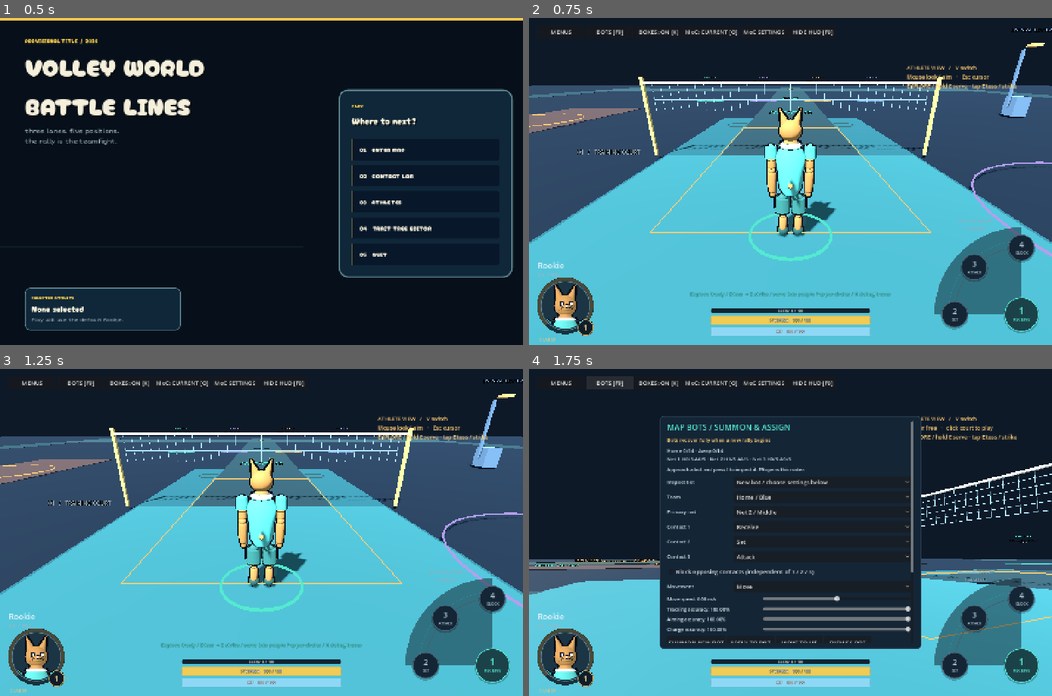
Above: before the commit, frames 1-4 (two rows, left to right).
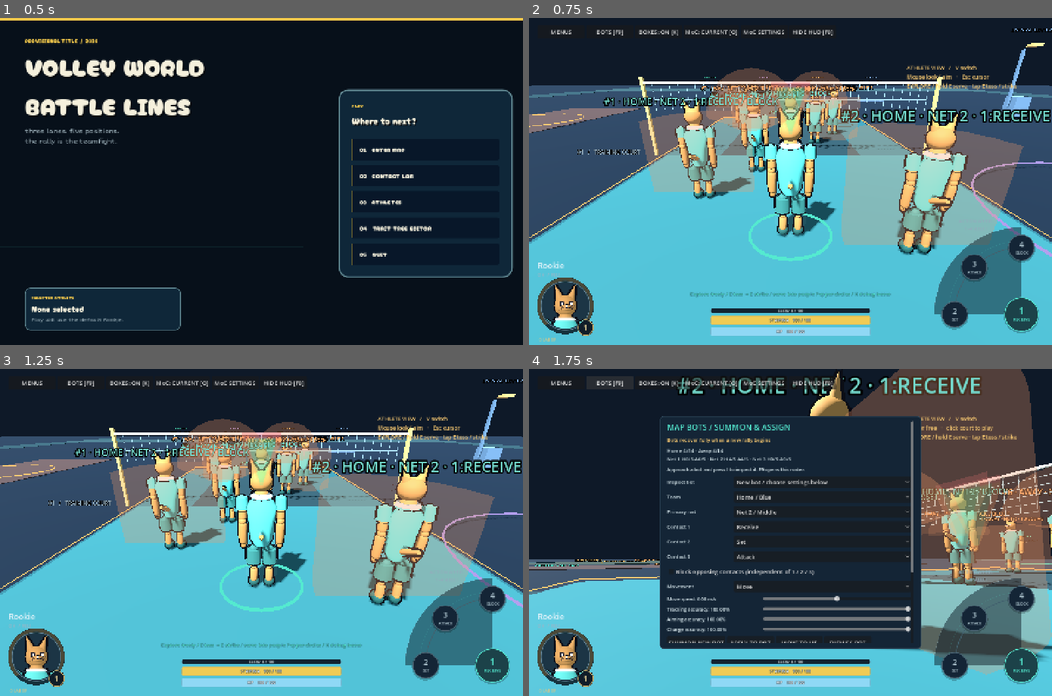
Above: after the commit, the same moments.

Repository: iracarranza/volley-world-battle-lines
Game: Godot game, scene res://title.tscn
Two runs of this game, one before a commit and one after it. Both use one fixed random seed, a clock stepped at 60 frames per second and the inputs below.
Inputs:
- Up to frame 1 (0.5 s): no input
- Up to frame 2 (0.75 s): click "02 CONTACT LAB" at 0.5 s
- Up to frame 3 (1.25 s): no input
- Up to frame 4 (1.75 s): click "BOTS [F9]" at 1.25 s

Frame 1 is identical in both runs. In frame 2, 23% of the frame differs, in the area x 0-100%, y 15-73%; in frame 3, 23%; in frame 4, 21%.

Commit message:
Save inspected eight-bot lineup as the interactive Net 2 default

Diff:
--- /dev/null
+++ b/data/net_2_bot_setup.json
@@ -0,0 +1,17 @@
+{
+  "net_index": 1,
+  "movement": "Move",
+  "tracking_accuracy": 100.0,
+  "aiming_accuracy": 100.0,
+  "charge_accuracy": 100.0,
+  "bots": [
+    {"away": false, "contacts": {"1": 0}, "block": true, "move_speed": 1.75, "position": [-2.0, 3.5]},
+    {"away": false, "contacts": {"1": 0}, "block": false, "move_speed": 7.25, "position": [2.0, 5.5]},
+    {"away": false, "contacts": {"2": 1}, "block": false, "move_speed": 7.25, "position": [-1.0, 1.7]},
+    {"away": true, "contacts": {"1": 0}, "block": false, "move_speed": 7.25, "position": [-2.0, -5.5]},
+    {"away": true, "contacts": {"1": 0}, "block": true, "move_speed": 3.5, "position": [2.0, -3.5]},
+    {"away": true, "contacts": {"2": 1}, "block": true, "move_speed": 3.5, "position": [1.0, -1.7]},
+    {"away": true, "contacts": {"3": 2}, "block": true, "move_speed": 3.5, "position": [-2.0, -2.5]},
+    {"away": false, "contacts": {}, "block": true, "move_speed": 6.0, "position": [0.0, 0.75]}
+  ]
+}
--- /dev/null
+++ b/scripts/bot_roster_presets.gd
@@ -0,0 +1,25 @@
+extends RefCounted
+## Versioned interactive defaults; isolated scenes can still start with an empty roster.
+const NET_2_FILE := "res://data/net_2_bot_setup.json"
+const STARTUP_META := "load_default_net_2_bots"
+static func apply_net_2(bots: Node3D) -> bool:
+	# Loading a startup preset must never overwrite an existing live roster.
+	if bots.settings.any(func(config): return config.enabled): return false
+	var preset: Dictionary = JSON.parse_string(FileAccess.get_file_as_string(NET_2_FILE))
+	var net_index := int(preset.net_index)
+	var center: Vector3 = bots.court(net_index).position
+	for entry in preset.bots:
+		var plan := {}
+		for contact in entry.contacts: plan[int(contact)] = int(entry.contacts[contact])
+		var slot: int = bots.summon_generic(bool(entry.away),net_index,plan,bool(entry.block))
+		if slot < 0: return false
+		var config = bots.settings[slot]
+		config.moves = str(preset.movement) == "Move"
+		config.follows_ball = true
+		config.move_speed = float(entry.move_speed)
+		config.tracking_accuracy = float(preset.tracking_accuracy)
+		config.aiming_accuracy = float(preset.aiming_accuracy)
+		config.charge_accuracy = float(preset.charge_accuracy)
+		bots._place(slot,center+Vector3(float(entry.position[0]),0,float(entry.position[1])))
+	bots.reset()
+	return true
--- a/scripts/contact_lab.gd
+++ b/scripts/contact_lab.gd
@@ -260,6 +260,10 @@
 	_reset()
 	Input.mouse_mode = Input.MOUSE_MODE_CAPTURED
 	Input.use_accumulated_input = false
+	var presets := preload("res://scripts/bot_roster_presets.gd")
+	if get_tree().get_meta(presets.STARTUP_META,false):
+		get_tree().remove_meta(presets.STARTUP_META)
+		presets.apply_net_2.call_deferred(training_bots)
 
 func _process(dt: float) -> void:
 	animation.pose_frame_dt = dt * moc.actor_scale("player")
--- a/scripts/title_screen.gd
+++ b/scripts/title_screen.gd
@@ -102,9 +102,11 @@
 		selected_detail.text = "%s  /  Level %d  /  %s" % [config.role, int(config.get("level", 1)), Store.height_label(Store.height_inches(float(config.height)))]
 
 func _enter_map() -> void:
+	get_tree().set_meta(preload("res://scripts/bot_roster_presets.gd").STARTUP_META,true)
 	get_tree().change_scene_to_file("res://map_graybox.tscn")
 
 func _enter_lab() -> void:
+	get_tree().set_meta(preload("res://scripts/bot_roster_presets.gd").STARTUP_META,true)
 	get_tree().change_scene_to_file("res://main.tscn")
 
 func _open_menu() -> void:
--- /dev/null
+++ b/tests/default_net2_setup_test.gd
@@ -0,0 +1,36 @@
+extends "res://tests/support/test_case.gd"
+const Presets := preload("res://scripts/bot_roster_presets.gd")
+func _initialize() -> void: call_deferred("run")
+func run() -> void:
+	var title = load("res://title.tscn").instantiate()
+	root.add_child(title)
+	current_scene = title
+	title._enter_lab()
+	await scene_changed
+	await process_frame
+	var lab = current_scene
+	lab.set_process(false)
+	lab.set_physics_process(false)
+	var bots = lab.training_bots
+	check(bots.count_net_side(1,false) == 4 and bots.count_net_side(1,true) == 4,"Contact Lab entry loads four athletes per side at Net 2")
+	var speeds := [1.75,7.25,7.25,7.25,3.5,3.5,3.5,6.0]
+	var blocking := [true,false,false,false,true,true,true,true]
+	var plans := [{1:0},{1:0},{2:1},{1:0},{1:0},{2:1},{3:2},{}]
+	var homes := []
+	for slot in range(8):
+		var config = bots.settings[slot]
+		check(config.enabled and config.responsibility_mode and config.responsibilities == plans[slot] and config.can_block() == blocking[slot],"Bot #%d restores inspected responsibilities"%(slot+1))
+		check(config.moves and config.follows_ball and is_equal_approx(config.move_speed,speeds[slot]),"Bot #%d restores inspected movement"%(slot+1))
+		check(config.tracking_accuracy == 100 and config.aiming_accuracy == 100 and config.charge_accuracy == 100,"Bot #%d restores inspected accuracy"%(slot+1))
+		check(config.away == (slot in [3,4,5,6]),"Bot #%d restores its team"%(slot+1))
+		check(not homes.has(config.fixed_position),"Default starting positions are spread out")
+		homes.append(config.fixed_position)
+	check(not bots.settings[8].enabled,"Accidental ninth bot is excluded")
+	lab._reset()
+	check(bots.count_net(1) == 8 and bots.settings[0].fixed_position == homes[0],"Reset preserves the default roster and saved formation")
+	check(not Presets.apply_net_2(bots),"Startup defaults cannot overwrite a live roster")
+	check(not has_meta(Presets.STARTUP_META),"Startup request is consumed once")
+	lab.queue_free()
+	await process_frame
+	print("DEFAULT NET 2: %d / %d passed"%[checks-failures,checks])
+	quit(1 if failures else 0)
--- a/tests/title_map_route_test.gd
+++ b/tests/title_map_route_test.gd
@@ -14,8 +14,10 @@
 	if enter:
 		enter.pressed.emit()
 		await scene_changed
+		await process_frame
 		check(current_scene.scene_file_path == "res://map_graybox.tscn","Enter Map button opens the playable map scene")
 		check(current_scene.serve != null and current_scene.drills != null and current_scene.moc != null,"Map destination retains serve, drill and MoC systems")
+	check(current_scene.training_bots.count_net_side(1,false) == 4 and current_scene.training_bots.count_net_side(1,true) == 4,"Interactive Map entry loads the default Net 2 lineup")
 	current_scene.queue_free()
 	await process_frame
 	print("TITLE MAP ROUTE: %d / %d passed" % [checks-failures,checks])
Not shown, added: docs/default-net2-setup.md
